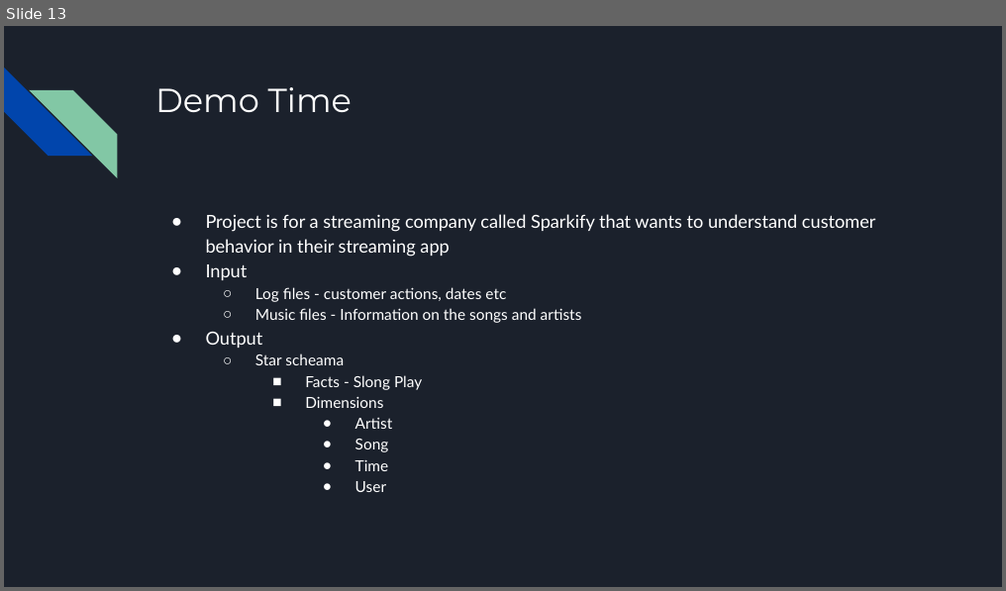
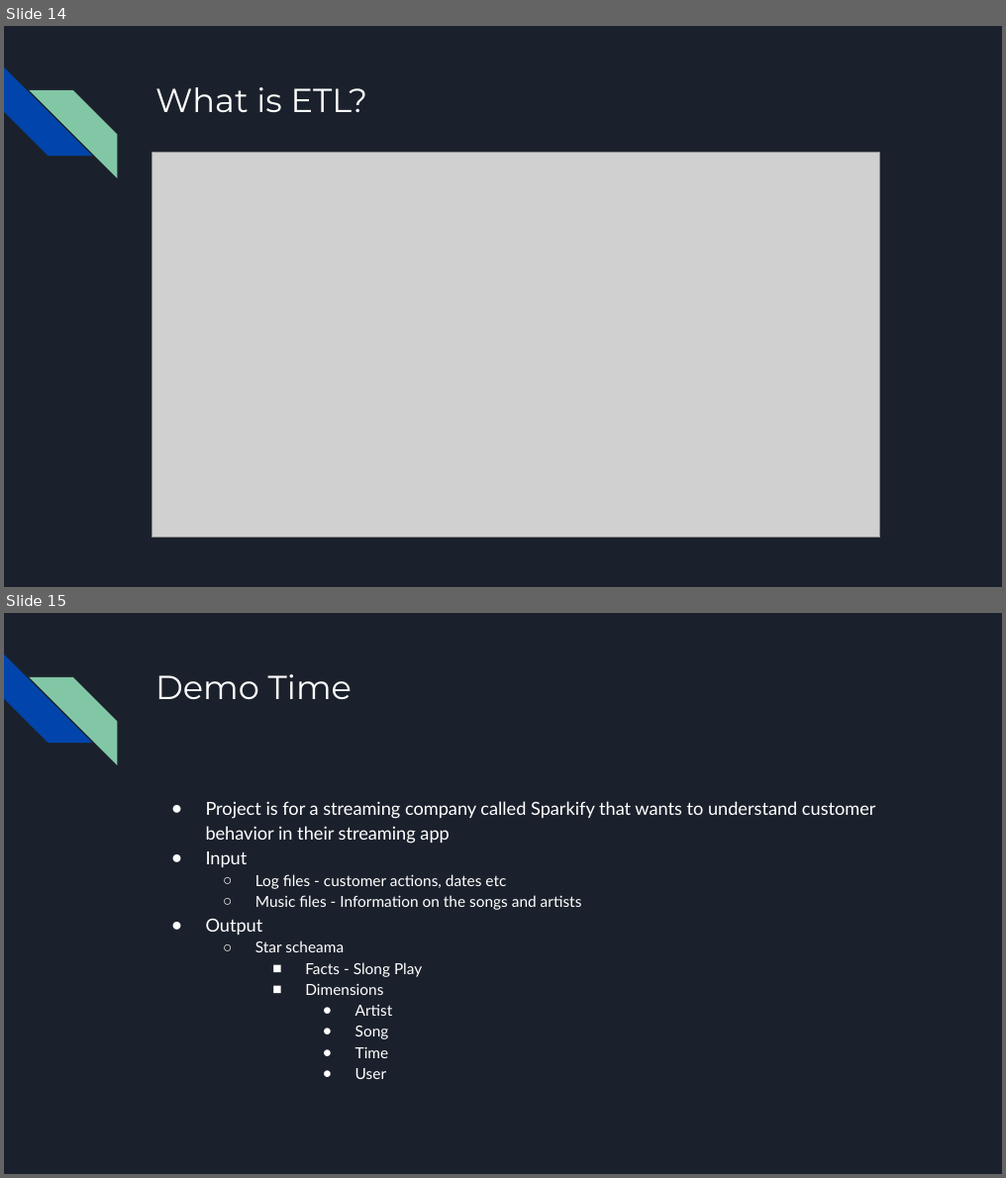
Before and after one commit to JayMadison/Data_Engineering_Notes, a slide deck: SlideDecks/Data Engineering Episode 1.pptx. Shown one above the other, each under a label of ours: slide 13 before the commit, slides 14 and 15 after it. The pictures are 1006x591 and 1006x1178 pixels, drawn with LibreOffice and Linux fonts; fonts in the diff are those of the drawing; grey boxes stand for pictures. Boxes give left, top, right and bottom in pixels: in the first picture for what was removed or moved away, otherwise in the second. Text is boxed around its words. In the diff, an @@ line names an element or a change of style, - is before the commit and + after.

```diff
--- a/SlideDecks/Data Engineering Episode 1.pptx
+++ b/SlideDecks/Data Engineering Episode 1.pptx
@@ slide 14 added at (4,26,1002,587), background #1B212C; not listed: 2 template elements that a slide beside it also shows @@
@@ title added at (155,87,367,112), 24 pt, text #FFFFFF @@
+What is ETL?
@@ picture added at (152,153,879,538) @@
@@ what was slide 13 is now slide 15 @@
```
Also in this commit, not shown: 1 slide changed, 2 other slides added.
